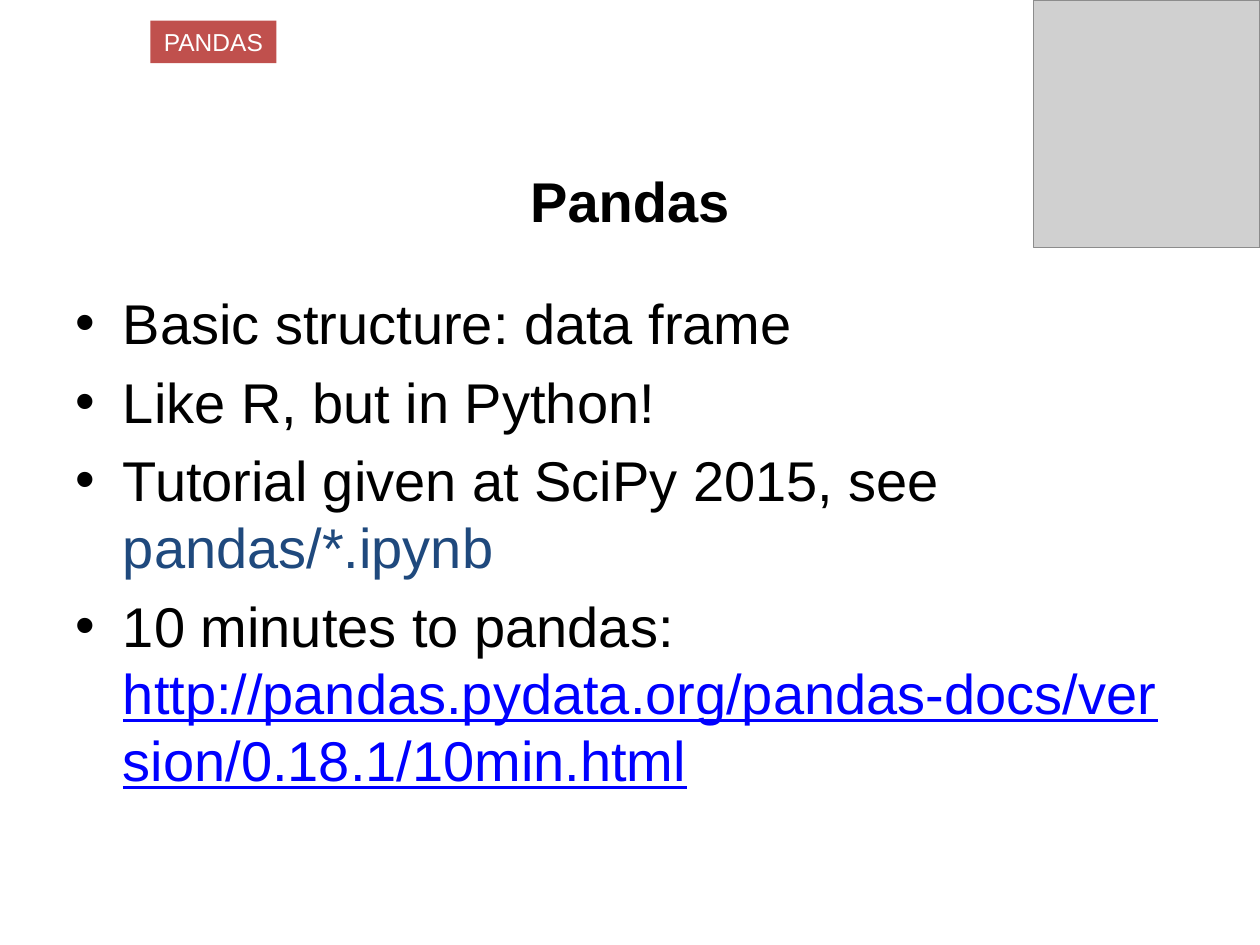
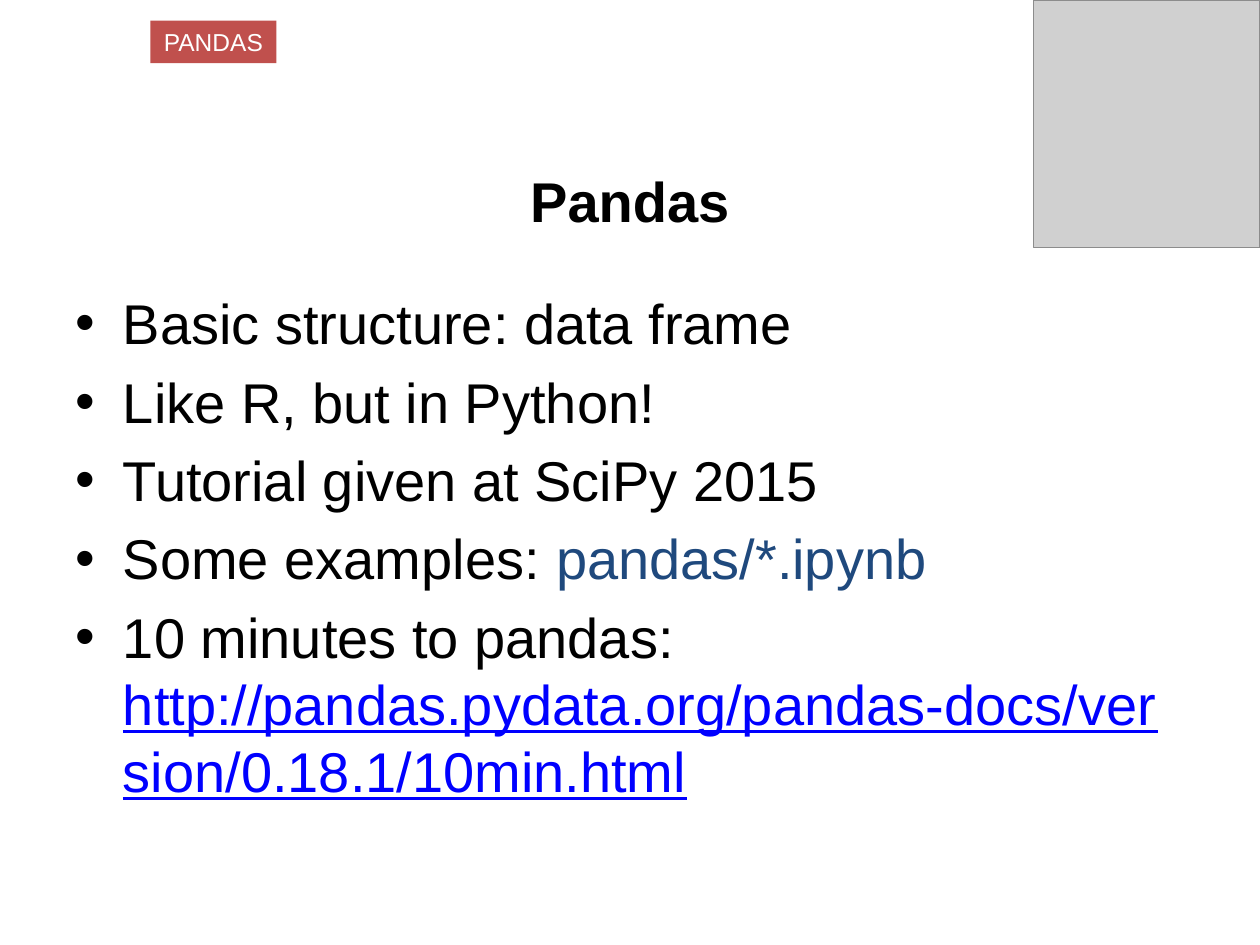
Before and after one commit to jgerity/talks, a slide deck: slide 20 of 2016/computing_workgroup/python_modules/python_scientific_modules.pptx. Drawn at 1260x945 pixels with LibreOffice and Linux fonts; fonts in the diff are those of the drawing; grey boxes stand for pictures; background and template pictures are left out. Boxes give left, top, right and bottom in pixels: in the first picture for what was removed or moved away, otherwise in the second. Text is boxed around its words. In the diff, an @@ line names an element or a change of style, - is before the commit and + after.

Commit message:
Cleaned up wording

```diff
--- a/2016/computing_workgroup/python_modules/python_scientific_modules.pptx
+++ b/2016/computing_workgroup/python_modules/python_scientific_modules.pptx
@@ text at [123,460,926,590]: text changed @@
-• Tutorial given at SciPy 2015, see pandas/*.ipynb
+• Tutorial given at SciPy 2015
+• Some examples: pandas/*.ipynb
```
Also in this commit, not shown: 1 other slide changed.
